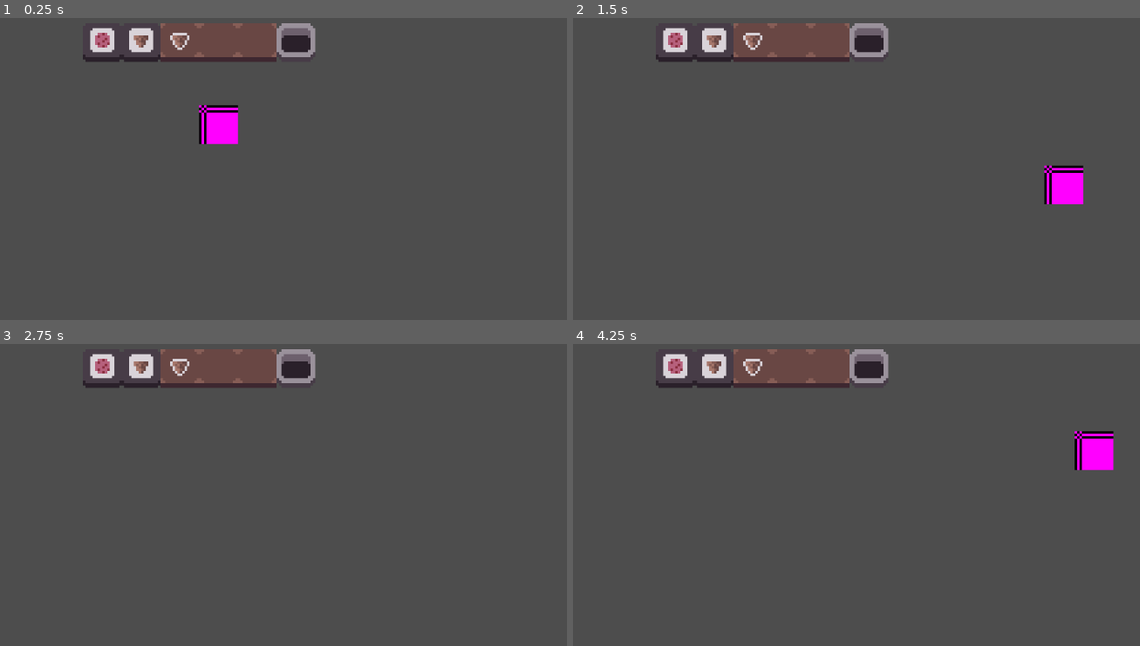
Above: before the commit, frames 1-4 (two rows, left to right).
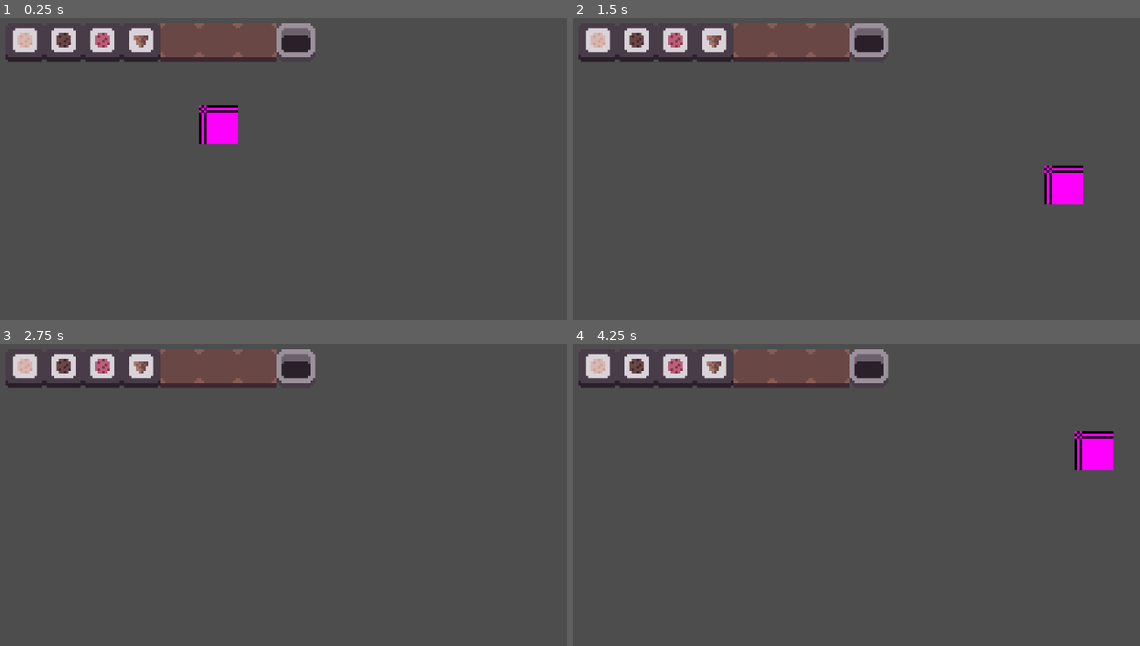
Above: after the commit, the same moments.

Repository: ToBinio/ice-truck
Game: Godot game, scene res://main.tscn
Two runs of this game, one before a commit and one after it. Both use one fixed random seed, a clock stepped at 60 frames per second and the inputs below.
Inputs:
- Up to frame 1 (0.25 s): no input
- Up to frame 2 (1.5 s): tap Enter at 0.5 s; hold Right (right) 0.53-1.28 s; hold E (interact) 0.53-1.28 s; hold Down (down) from 1.28 s (still down); tap E (interact) at 1.35 s
- Up to frame 3 (2.75 s): release Down (down) at 2.03 s; hold Right (right) from 2.03 s (still down); hold E (interact) from 2.03 s (still down)
- Up to frame 4 (4.25 s): tap Space at 2.75 s; release Right (right) at 2.78 s; release E (interact) at 2.78 s; hold Up (up) 2.78-3.53 s; tap E (interact) at 2.85 s; tap Enter at 3.5 s; hold Left (left) from 3.53 s (still down); hold E (interact) from 3.53 s (still down)

The runs differ from the first frame. In frame 1, 1.0% of the frame differs, in the area x 0-34%, y 3-15%; in frame 2, 1.0%; in frame 3, 1.0%; in frame 4, 1.0%.

Commit message:
display combined ice

Diff:
--- a/Interactables/Spawner/Spawner.tscn
+++ b/Interactables/Spawner/Spawner.tscn
@@ -1,9 +1,8 @@
-[gd_scene load_steps=5 format=3 uid="uid://cpyehnysyejpv"]
+[gd_scene load_steps=4 format=3 uid="uid://cpyehnysyejpv"]
 
 [ext_resource type="PackedScene" uid="uid://ck4hakxpc68dk" path="res://Interactables/Interactable.tscn" id="1_7guo8"]
 [ext_resource type="Script" uid="uid://dk7x2y0fbumee" path="res://Interactables/Spawner/spawner.gd" id="2_d22e4"]
 [ext_resource type="Texture2D" uid="uid://r54l8puixg7m" path="res://Interactables/Spawner/spawner.png" id="3_7aaii"]
-[ext_resource type="Texture2D" uid="uid://be1o7dkscsijk" path="res://Items/Ingredient/Ingredients/Cone/cone.png" id="3_emw8u"]
 
 [node name="Interactable" instance=ExtResource("1_7guo8")]
 script = ExtResource("2_d22e4")
@@ -15,4 +14,3 @@
 [node name="Ingredient" type="Sprite2D" parent="." index="2"]
 unique_name_in_owner = true
 position = Vector2(0, -1)
-texture = ExtResource("3_emw8u")
--- a/Interactables/Spawner/spawner.gd
+++ b/Interactables/Spawner/spawner.gd
@@ -4,13 +4,11 @@
 @onready var ingredient_sprite: Sprite2D = %Ingredient
 
 func _ready() -> void:
-	ingredient_sprite.texture = ingredient.texture
+	ingredient_sprite.texture = ingredient.icon_texture
 
 func interact(player: Player):
 	if player.item:
 		return
 
-	var item = ItemResource.new()
-	item.ingredients.push_back(ingredient)
-
+	var item = ItemResource.from_ingredient(ingredient)
 	player.item = item
--- a/Interactables/Table/table.gd
+++ b/Interactables/Table/table.gd
@@ -20,8 +20,9 @@
 		player.item = item
 		item = null
 	else: if item and player.item:
+		if not ItemResource.can_combine(item, player.item):
+			return
+
 		var combination = ItemResource.combine(item, player.item)
-
-		if (combination.valid()):
-			item = combination
-			player.item = null
+		item = combination
+		player.item = null
--- a/Items/Ingredient/Ingredients/Cone/cone.tres
+++ /dev/null
@@ -1,10 +0,0 @@
-[gd_resource type="Resource" script_class="Ingredient" load_steps=3 format=3 uid="uid://b4eeu8gem8aqi"]
-
-[ext_resource type="Script" uid="uid://btad234b4ron5" path="res://Items/Ingredient/ingredient.gd" id="1_q7cu6"]
-[ext_resource type="Texture2D" uid="uid://be1o7dkscsijk" path="res://Items/Ingredient/Ingredients/Cone/cone.png" id="2_yc4w3"]
-
-[resource]
-script = ExtResource("1_q7cu6")
-name = "Cone"
-texture = ExtResource("2_yc4w3")
-metadata/_custom_type_script = "uid://btad234b4ron5"
--- a/Items/Ingredient/Ingredients/Ice/ice_strawberry.tres
+++ /dev/null
@@ -1,11 +0,0 @@
-[gd_resource type="Resource" script_class="Ingredient" load_steps=3 format=3 uid="uid://s8nlqrc0s2mq"]
-
-[ext_resource type="Script" uid="uid://btad234b4ron5" path="res://Items/Ingredient/ingredient.gd" id="1_fbhnx"]
-[ext_resource type="Texture2D" uid="uid://dvaud0ka5jorv" path="res://Items/Ingredient/Ingredients/Ice/strawberry.png" id="2_g64cn"]
-
-[resource]
-script = ExtResource("1_fbhnx")
-name = "Strawberry Ice"
-type = 1
-texture = ExtResource("2_g64cn")
-metadata/_custom_type_script = "uid://btad234b4ron5"
--- /dev/null
+++ b/Items/Ingredient/Ingredients/cone.tres
@@ -0,0 +1,20 @@
+[gd_resource type="Resource" load_steps=6 format=3 uid="uid://b4eeu8gem8aqi"]
+
+[ext_resource type="Script" uid="uid://fkdliok7ftoe" path="res://Items/Ingredient/base_ingredient.gd" id="1_q7cu6"]
+[ext_resource type="Texture2D" uid="uid://6gkpjgw28kd2" path="res://Items/Ingredient/Ingredients/ingredients.png" id="2_430tg"]
+[ext_resource type="Texture2D" uid="uid://o53mm2gqr6qk" path="res://Items/Ingredient/Ingredients/ingredients_model.png" id="2_xf8o1"]
+
+[sub_resource type="AtlasTexture" id="AtlasTexture_430tg"]
+atlas = ExtResource("2_430tg")
+region = Rect2(0, 0, 8, 8)
+
+[sub_resource type="AtlasTexture" id="AtlasTexture_iae8s"]
+atlas = ExtResource("2_xf8o1")
+region = Rect2(0, 0, 10, 10)
+
+[resource]
+script = ExtResource("1_q7cu6")
+model_texture = SubResource("AtlasTexture_iae8s")
+name = "Cone"
+icon_texture = SubResource("AtlasTexture_430tg")
+metadata/_custom_type_script = "uid://btad234b4ron5"
--- /dev/null
+++ b/Items/Ingredient/Ingredients/ice_chocolate.tres
@@ -0,0 +1,30 @@
+[gd_resource type="Resource" load_steps=8 format=3 uid="uid://cpnl4lkcotet3"]
+
+[ext_resource type="Script" uid="uid://b1gl3od3uby36" path="res://Items/Ingredient/ice_ingredient.gd" id="1_lp71h"]
+[ext_resource type="Texture2D" uid="uid://o53mm2gqr6qk" path="res://Items/Ingredient/Ingredients/ingredients_model.png" id="2_0risv"]
+[ext_resource type="Texture2D" uid="uid://6gkpjgw28kd2" path="res://Items/Ingredient/Ingredients/ingredients.png" id="2_ni51v"]
+
+[sub_resource type="AtlasTexture" id="AtlasTexture_lp71h"]
+atlas = ExtResource("2_ni51v")
+region = Rect2(24, 0, 8, 8)
+
+[sub_resource type="AtlasTexture" id="AtlasTexture_nrl8m"]
+atlas = ExtResource("2_0risv")
+region = Rect2(70, 0, 10, 10)
+
+[sub_resource type="AtlasTexture" id="AtlasTexture_ni51v"]
+atlas = ExtResource("2_0risv")
+region = Rect2(80, 0, 10, 10)
+
+[sub_resource type="AtlasTexture" id="AtlasTexture_0risv"]
+atlas = ExtResource("2_0risv")
+region = Rect2(90, 0, 10, 10)
+
+[resource]
+script = ExtResource("1_lp71h")
+level1_texture = SubResource("AtlasTexture_nrl8m")
+level2_texture = SubResource("AtlasTexture_ni51v")
+level3_texture = SubResource("AtlasTexture_0risv")
+name = "Chocolate Ice"
+icon_texture = SubResource("AtlasTexture_lp71h")
+metadata/_custom_type_script = "uid://btad234b4ron5"
--- /dev/null
+++ b/Items/Ingredient/Ingredients/ice_strawberry.tres
@@ -0,0 +1,30 @@
+[gd_resource type="Resource" load_steps=8 format=3 uid="uid://s8nlqrc0s2mq"]
+
+[ext_resource type="Script" uid="uid://b1gl3od3uby36" path="res://Items/Ingredient/ice_ingredient.gd" id="1_fbhnx"]
+[ext_resource type="Texture2D" uid="uid://o53mm2gqr6qk" path="res://Items/Ingredient/Ingredients/ingredients_model.png" id="2_3rvy8"]
+[ext_resource type="Texture2D" uid="uid://6gkpjgw28kd2" path="res://Items/Ingredient/Ingredients/ingredients.png" id="2_5efdh"]
+
+[sub_resource type="AtlasTexture" id="AtlasTexture_5efdh"]
+atlas = ExtResource("2_5efdh")
+region = Rect2(8, 0, 8, 8)
+
+[sub_resource type="AtlasTexture" id="AtlasTexture_4mrn6"]
+atlas = ExtResource("2_3rvy8")
+region = Rect2(10, 0, 10, 10)
+
+[sub_resource type="AtlasTexture" id="AtlasTexture_3rvy8"]
+atlas = ExtResource("2_3rvy8")
+region = Rect2(20, 0, 10, 10)
+
+[sub_resource type="AtlasTexture" id="AtlasTexture_xmffj"]
+atlas = ExtResource("2_3rvy8")
+region = Rect2(30, 0, 10, 10)
+
+[resource]
+script = ExtResource("1_fbhnx")
+level1_texture = SubResource("AtlasTexture_4mrn6")
+level2_texture = SubResource("AtlasTexture_3rvy8")
+level3_texture = SubResource("AtlasTexture_xmffj")
+name = "Strawberry Ice"
+icon_texture = SubResource("AtlasTexture_5efdh")
+metadata/_custom_type_script = "uid://btad234b4ron5"
--- /dev/null
+++ b/Items/Ingredient/Ingredients/ice_vanilla.tres
@@ -0,0 +1,30 @@
+[gd_resource type="Resource" load_steps=8 format=3 uid="uid://cpsmhquju0ld2"]
+
+[ext_resource type="Script" uid="uid://b1gl3od3uby36" path="res://Items/Ingredient/ice_ingredient.gd" id="1_prts8"]
+[ext_resource type="Texture2D" uid="uid://6gkpjgw28kd2" path="res://Items/Ingredient/Ingredients/ingredients.png" id="2_3fosd"]
+[ext_resource type="Texture2D" uid="uid://o53mm2gqr6qk" path="res://Items/Ingredient/Ingredients/ingredients_model.png" id="2_60m6q"]
+
+[sub_resource type="AtlasTexture" id="AtlasTexture_prts8"]
+atlas = ExtResource("2_3fosd")
+region = Rect2(16, 0, 8, 8)
+
+[sub_resource type="AtlasTexture" id="AtlasTexture_fjof5"]
+atlas = ExtResource("2_60m6q")
+region = Rect2(40, 0, 10, 10)
+
+[sub_resource type="AtlasTexture" id="AtlasTexture_3fosd"]
+atlas = ExtResource("2_60m6q")
+region = Rect2(50, 0, 10, 10)
+
+[sub_resource type="AtlasTexture" id="AtlasTexture_60m6q"]
+atlas = ExtResource("2_60m6q")
+region = Rect2(60, 0, 10, 10)
+
+[resource]
+script = ExtResource("1_prts8")
+level1_texture = SubResource("AtlasTexture_fjof5")
+level2_texture = SubResource("AtlasTexture_3fosd")
+level3_texture = SubResource("AtlasTexture_60m6q")
+name = "Vanilla Ice"
+icon_texture = SubResource("AtlasTexture_prts8")
+metadata/_custom_type_script = "uid://btad234b4ron5"
--- /dev/null
+++ b/Items/Ingredient/base_ingredient.gd
@@ -0,0 +1,4 @@
+extends Ingredient
+class_name BaseIngredient
+
+@export var model_texture: Texture
--- /dev/null
+++ b/Items/Ingredient/ice_ingredient.gd
@@ -0,0 +1,6 @@
+extends Ingredient
+class_name IceIngredient
+
+@export var level1_texture: Texture
+@export var level2_texture: Texture
+@export var level3_texture: Texture
--- a/Items/Ingredient/ingredient.gd
+++ b/Items/Ingredient/ingredient.gd
@@ -1,8 +1,5 @@
 extends Resource
 class_name Ingredient
 
-enum TYPE {BASE, ICE}
-
 @export var name: String
-@export var type: TYPE
-@export var texture: Texture
+@export var icon_texture: Texture
--- a/Items/Item.tscn
+++ b/Items/Item.tscn
@@ -1,14 +1,7 @@
-[gd_scene load_steps=3 format=3 uid="uid://dqo7p4v8wxvw8"]
+[gd_scene load_steps=2 format=3 uid="uid://dqo7p4v8wxvw8"]
 
 [ext_resource type="Script" uid="uid://ddmmnkyyqp3bm" path="res://Items/item.gd" id="1_pwpfw"]
-
-[sub_resource type="PlaceholderTexture2D" id="PlaceholderTexture2D_38ins"]
-size = Vector2(5, 5)
 
 [node name="Item" type="Node2D"]
 z_index = 1
 script = ExtResource("1_pwpfw")
-
-[node name="Sprite2D" type="Sprite2D" parent="."]
-unique_name_in_owner = true
-texture = SubResource("PlaceholderTexture2D_38ins")
--- a/Items/item.gd
+++ b/Items/item.gd
@@ -1,10 +1,21 @@
 extends Node2D
 class_name Item
-
-@onready var sprite_2d: Sprite2D = %Sprite2D
 
 @export var resource: ItemResource
 
 func _ready() -> void:
-	if(resource and resource.ingredients[0]):
-		sprite_2d.texture = resource.ingredients[0].texture
+	for index in range(resource.ice.size()):
+		var ingredient = resource.ice[index]
+
+		match index:
+			0: _display_ingredient(ingredient.level1_texture)
+			1: _display_ingredient(ingredient.level2_texture)
+			2: _display_ingredient(ingredient.level3_texture)
+
+	if(resource.base):
+		_display_ingredient(resource.base.model_texture)
+
+func _display_ingredient(texture: Texture2D):
+	var sprite = Sprite2D.new()
+	sprite.texture = texture
+	add_child(sprite)
--- a/Items/item_resource.gd
+++ b/Items/item_resource.gd
@@ -1,32 +1,39 @@
 extends Resource
 class_name ItemResource
 
-@export var ingredients: Array[Ingredient] = []
+@export var base: BaseIngredient
+@export var ice: Array[IceIngredient]
 
 const SCENE = preload("res://Items/Item.tscn")
+
+static func from_ingredient(ingredient:Ingredient) -> ItemResource:
+	var item = ItemResource.new()
+
+	if ingredient is IceIngredient:
+		item.ice.append(ingredient)
+	if ingredient is BaseIngredient:
+		item.base = ingredient
+
+	return item
 
 static func combine(a: ItemResource, b: ItemResource) -> ItemResource:
 	var item = ItemResource.new()
 
-	item.ingredients.append_array(a.ingredients)
-	item.ingredients.append_array(b.ingredients)
+	if(a.base):
+		item.base = a.base
+	if(b.base):
+		item.base = b.base
+
+	item.ice.append_array(a.ice)
+	item.ice.append_array(b.ice)
 
 	return item
 
-func valid() -> bool:
-	if (_count_ingredient(Ingredient.TYPE.BASE) > 1):
+static func can_combine(a: ItemResource, b: ItemResource) -> bool:
+	if a.base and b.base:
 		return false
 
-	if (_count_ingredient(Ingredient.TYPE.ICE) > 3):
+	if a.ice.size() + b.ice.size() > 3:
 		return false
 
 	return true
-
-func _count_ingredient(type: Ingredient.TYPE) -> int:
-	var count = 0
-
-	for ingredient in ingredients:
-		if(ingredient.type == type):
-			count += 1
-
-	return count
--- a/main.tscn
+++ b/main.tscn
@@ -1,17 +1,19 @@
-[gd_scene load_steps=10 format=3 uid="uid://cn1syn1671361"]
+[gd_scene load_steps=12 format=3 uid="uid://cn1syn1671361"]
 
 [ext_resource type="PackedScene" uid="uid://767e7mgf23rr" path="res://player/player.tscn" id="1_ig7tw"]
 [ext_resource type="PackedScene" uid="uid://cjpqguam1rh2i" path="res://Interactables/Table/Table.tscn" id="2_0xm2m"]
-[ext_resource type="Script" uid="uid://btad234b4ron5" path="res://Items/Ingredient/ingredient.gd" id="3_1bvp3"]
+[ext_resource type="Script" uid="uid://b1gl3od3uby36" path="res://Items/Ingredient/ice_ingredient.gd" id="3_4c57u"]
 [ext_resource type="Script" uid="uid://bipvtd5t5b2mo" path="res://Items/item_resource.gd" id="3_h2yge"]
-[ext_resource type="Resource" uid="uid://b4eeu8gem8aqi" path="res://Items/Ingredient/Ingredients/Cone/cone.tres" id="4_lquwl"]
+[ext_resource type="Resource" uid="uid://b4eeu8gem8aqi" path="res://Items/Ingredient/Ingredients/cone.tres" id="4_lquwl"]
 [ext_resource type="PackedScene" uid="uid://dtjflmog6ee8h" path="res://Interactables/Trash/Trash.tscn" id="6_7mycd"]
 [ext_resource type="PackedScene" uid="uid://cpyehnysyejpv" path="res://Interactables/Spawner/Spawner.tscn" id="7_272bh"]
-[ext_resource type="Resource" uid="uid://s8nlqrc0s2mq" path="res://Items/Ingredient/Ingredients/Ice/ice_strawberry.tres" id="8_5vw27"]
+[ext_resource type="Resource" uid="uid://s8nlqrc0s2mq" path="res://Items/Ingredient/Ingredients/ice_strawberry.tres" id="8_5vw27"]
+[ext_resource type="Resource" uid="uid://cpnl4lkcotet3" path="res://Items/Ingredient/Ingredients/ice_chocolate.tres" id="9_4c57u"]
+[ext_resource type="Resource" uid="uid://cpsmhquju0ld2" path="res://Items/Ingredient/Ingredients/ice_vanilla.tres" id="10_efxa6"]
 
 [sub_resource type="Resource" id="Resource_1bvp3"]
 script = ExtResource("3_h2yge")
-ingredients = Array[ExtResource("3_1bvp3")]([ExtResource("4_lquwl")])
+ice = Array[ExtResource("3_4c57u")]([])
 metadata/_custom_type_script = "uid://bipvtd5t5b2mo"
 
 [node name="Node2D" type="Node2D"]
@@ -35,6 +37,14 @@
 position = Vector2(-48, -34)
 ingredient = ExtResource("8_5vw27")
 
+[node name="Spawner3" parent="." instance=ExtResource("7_272bh")]
+position = Vector2(-64, -34)
+ingredient = ExtResource("9_4c57u")
+
+[node name="Spawner4" parent="." instance=ExtResource("7_272bh")]
+position = Vector2(-80, -34)
+ingredient = ExtResource("10_efxa6")
+
 [node name="Spawner" parent="." instance=ExtResource("7_272bh")]
 position = Vector2(-32, -34)
 ingredient = ExtResource("4_lquwl")
--- a/player/player.gd
+++ b/player/player.gd
@@ -5,13 +5,11 @@
 @export var speed = 300.0
 @export var acceleration = 20
 
-@onready var rotated: Node2D = %Rotated
 @onready var ray_cast: RayCast2D = %RayCast2D
-
 @onready var item_holdable: ItemHoldable = %ItemHoldable
 
 var _target_direction: Vector2;
-var _facing_direction: Vector2;
+var _facing_direction: Vector2 = Vector2.RIGHT;
 
 @export var item: ItemResource:
 	set(value):
@@ -23,8 +21,12 @@
 func _ready() -> void:
 	item_holdable.item = item
 
-func _process(delta: float) -> void:
-	rotated.rotation = _facing_direction.angle()
+func _process(_delta: float) -> void:
+	var ray_length = ray_cast.target_position.length()
+	ray_cast.target_position = _facing_direction * ray_length
+
+	var item_distance = item_holdable.position.length()
+	item_holdable.position = _facing_direction * item_distance
 
 func _input(event: InputEvent) -> void:
 	if event.is_action_pressed("interact"):
--- a/player/player.tscn
+++ b/player/player.tscn
@@ -20,13 +20,10 @@
 [node name="CollisionShape2D" type="CollisionShape2D" parent="."]
 shape = SubResource("CircleShape2D_sh265")
 
-[node name="Rotated" type="Node2D" parent="."]
-unique_name_in_owner = true
-
-[node name="ItemHoldable" parent="Rotated" instance=ExtResource("2_rkbax")]
+[node name="ItemHoldable" parent="." instance=ExtResource("2_rkbax")]
 unique_name_in_owner = true
 position = Vector2(13, 0)
 
-[node name="RayCast2D" type="RayCast2D" parent="Rotated"]
+[node name="RayCast2D" type="RayCast2D" parent="."]
 unique_name_in_owner = true
 target_position = Vector2(25, 0)
Binary file removed: Items/Ingredient/Ingredients/Cone/cone.aseprite
Binary file removed: Items/Ingredient/Ingredients/Cone/cone.png
Binary file removed: Items/Ingredient/Ingredients/Ice/strawberry.aseprite
Binary file removed: Items/Ingredient/Ingredients/Ice/strawberry.png
Binary file added: Items/Ingredient/Ingredients/ingredients.aseprite
Binary file added: Items/Ingredient/Ingredients/ingredients.png
Not shown, changed: Items/Ingredient/Ingredients/ingredients.png.import
Binary file added: Items/Ingredient/Ingredients/ingredients_model.aseprite.ase
Binary file added: Items/Ingredient/Ingredients/ingredients_model.png
Not shown, changed: Items/Ingredient/Ingredients/ingredients_model.png.import
Not shown, added: Items/Ingredient/base_ingredient.gd.uid
Not shown, added: Items/Ingredient/ice_ingredient.gd.uid
(and 1 more such lines)
